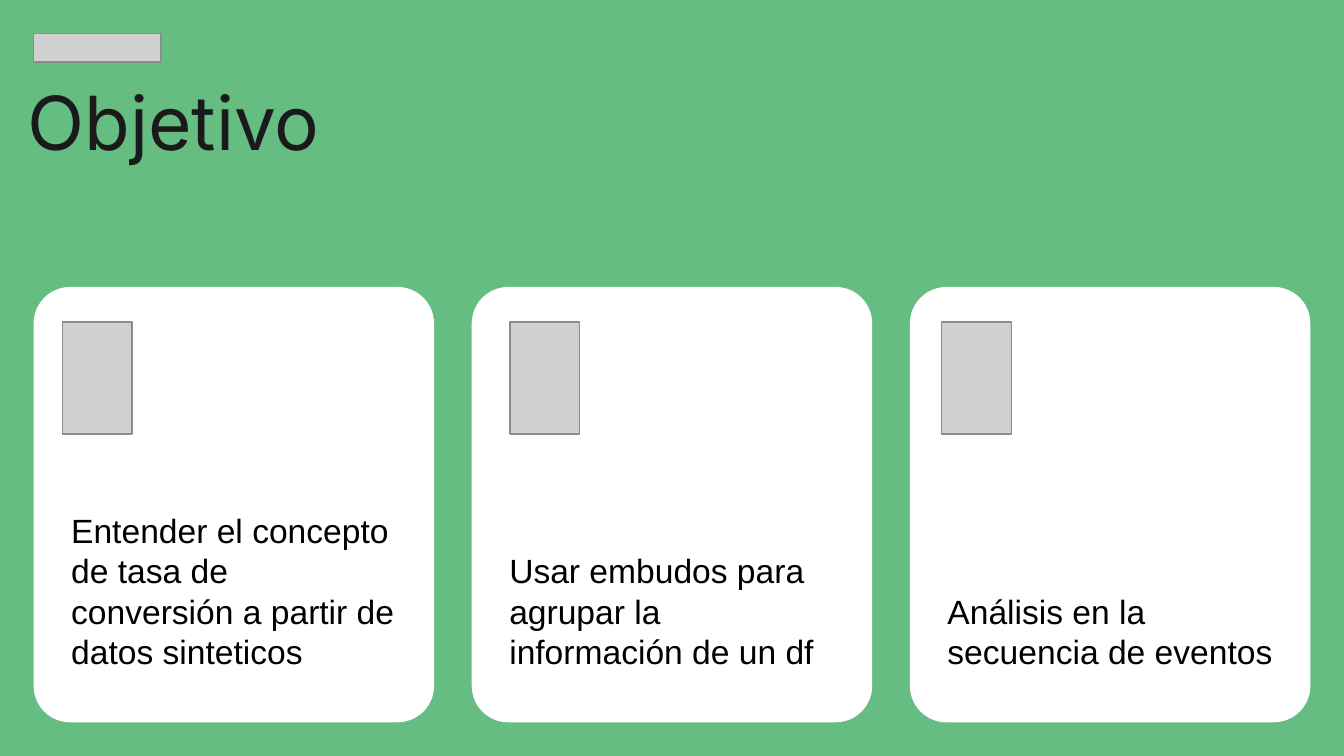
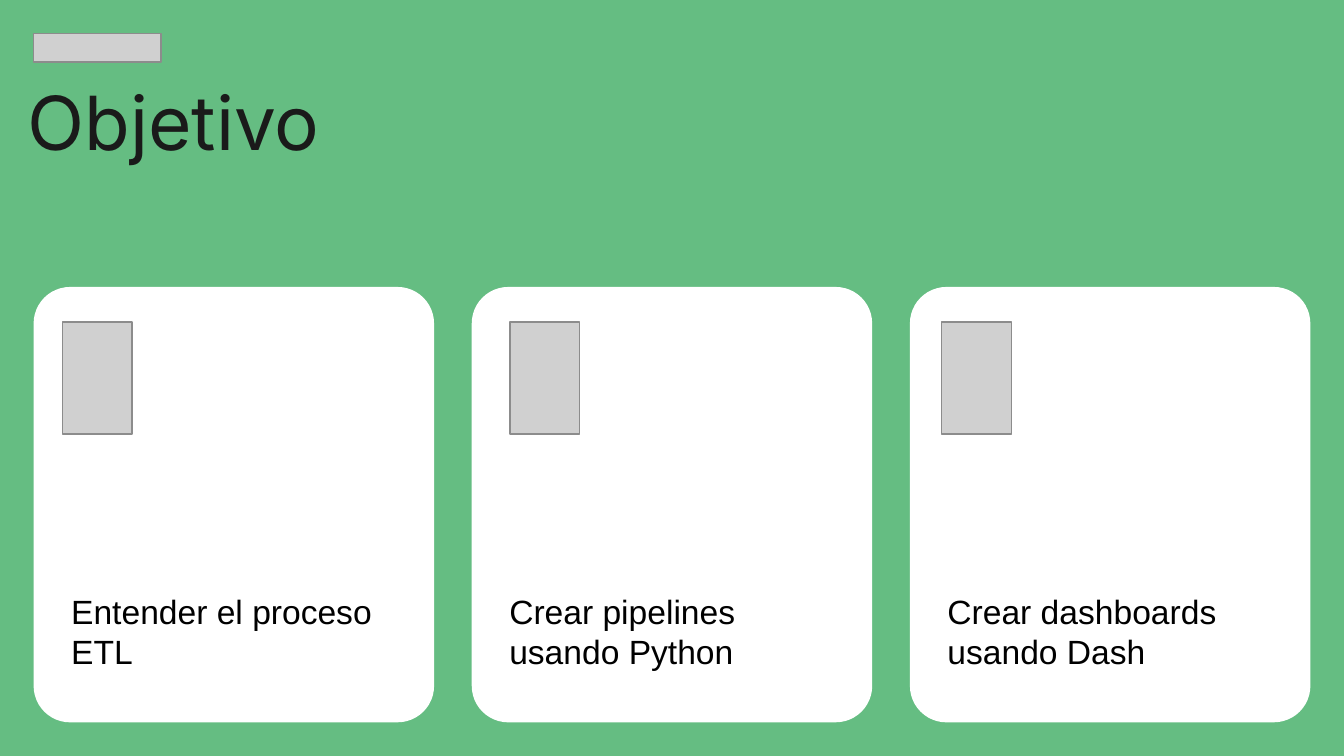
Before and after one commit to ljpiere/data_python_classes, a slide deck: slide 5 of DA/Webinar 25 - Sprint 12 - AutomaM1M2/Webinar_25.pptx. Drawn at 1344x756 pixels with LibreOffice and Linux fonts; fonts in the diff are those of the drawing; grey boxes stand for pictures. Boxes give left, top, right and bottom in pixels: in the first picture for what was removed or moved away, otherwise in the second. Text is boxed around its words. In the diff, an @@ line names an element or a change of style, - is before the commit and + after.

```diff
--- a/DA/Webinar 25 - Sprint 12 - AutomaM1M2/Webinar_25.pptx
+++ b/DA/Webinar 25 - Sprint 12 - AutomaM1M2/Webinar_25.pptx
@@ text in rounded rectangle at (71, 599, 371, 664): text changed @@
-Entender el concepto de tasa de conversión a partir de datos sinteticos
+Entender el proceso ETL
@@ text in rounded rectangle at (509, 599, 736, 670): text changed @@
-Usar embudos para agrupar la información de un df
+Crear pipelines usando Python
@@ text in rounded rectangle at (947, 599, 1217, 665): text changed @@
-Análisis en la secuencia de eventos
+Crear dashboards usando Dash
```
Also in this commit, not shown: 4 other slides changed, 2 slides added.
